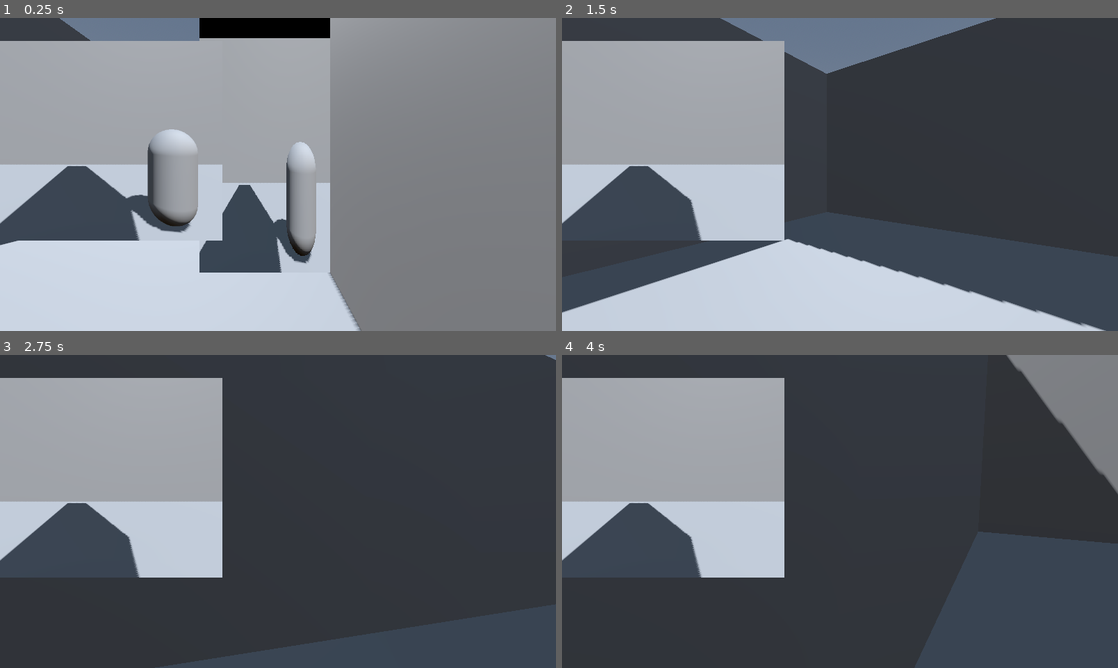
Above: before the commit, frames 1-4 (two rows, left to right).
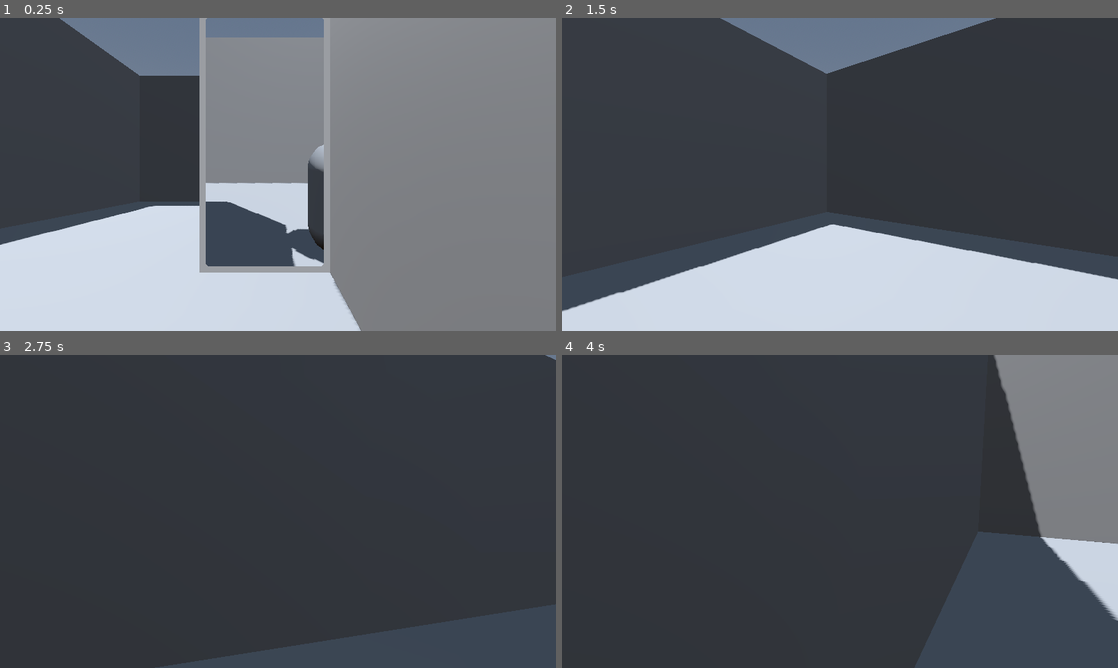
Above: after the commit, the same moments.

Repository: brenioks/portals
Game: Godot game, scene res://assets/levels/lvl1.tscn
Same seed, same stepped clock (60 frames per second), same inputs: the game is played once before the commit and once after it.
Inputs (mouse positions are in pixels of both pictures, inside the frame that each line leads up to):
- Up to frame 1 (0.25 s): no input
- Up to frame 2 (1.5 s): tap Enter at 0.5 s; move the mouse to (867, 174) at 0.52 s; hold W (forward) from 0.53 s (still down); tap Space (jump) at 0.77 s; move the mouse to (812, 174) at 1.27 s
- Up to frame 3 (2.75 s): keep holding W (forward); tap Space (jump) at 1.52 s; move the mouse to (289, 505) at 2.02 s
- Up to frame 4 (4 s): keep holding W (forward); move the mouse to (834, 517) at 2.77 s; tap Space (jump) at 3.02, 3.5, 3.77 s; move the mouse to (878, 514) at 3.52 s

The runs differ from the first frame. In frame 1, 34% of the frame differs, in the area x 0-65%, y 0-100%; in frame 2, 29%; in frame 3, 23%; in frame 4, 31%.

Commit message:
GUI
Pause screen
    Resume, quit buttons
    Debug: Enable Portal A view, Enable Portal B view
Debugging togglable portal views
Some portal textures

Diff:
--- /dev/null
+++ b/assets/levels/GUI.gd
@@ -0,0 +1,41 @@
+extends CanvasLayer
+
+@onready var PortalsView = $PortalsView
+@onready var PortalA = %PortalA
+@onready var PortalB = %PortalB
+@onready var PortalViewA = $PortalsView/PortalA
+@onready var PortalViewB = $PortalsView/PortalB
+
+@onready var DebugScreen = $DebugScreen
+@onready var DebugResumeButton = %ResumeButton
+@onready var DebugQuitButton = %QuitButton
+@onready var DebugPAOnScreenCheck = %PAOnScreenCheck
+@onready var DebugPBOnScreenCheck = %PBOnScreenCheck
+
+func _ready():
+	DebugScreen.visible = false
+
+	# Auto connect texture and viewport
+	var PortalAViewport = PortalA.get_node("SubViewport").get_path()
+	var PortalBViewport = PortalB.get_node("SubViewport").get_path()
+
+	PortalViewA.texture.viewport_path = PortalAViewport
+	PortalViewB.texture.viewport_path = PortalBViewport
+
+func _input(event):
+	if event.is_action_pressed("escape"):
+		DebugScreen.visible = Input.get_mouse_mode() * .5
+
+
+func _on_resume_button_pressed():
+	Input.set_mouse_mode(Input.MOUSE_MODE_CAPTURED)
+	DebugScreen.visible = false
+
+func _on_quit_button_pressed():
+	get_tree().quit()
+
+func _on_pa_on_screen_check_toggled(toggled_on):
+	PortalViewA.visible = toggled_on
+
+func _on_pb_on_screen_check_toggled(toggled_on):
+	PortalViewB.visible = toggled_on
--- a/assets/levels/lvl1.tscn
+++ b/assets/levels/lvl1.tscn
@@ -1,7 +1,14 @@
-[gd_scene load_steps=6 format=3 uid="uid://cj1m7pr8nc0tf"]
-
+[gd_scene load_steps=24 format=3 uid="uid://cj1m7pr8nc0tf"]
+
+[ext_resource type="Script" path="res://assets/scripts/portals.gd" id="1_0t7j2"]
 [ext_resource type="PackedScene" uid="uid://c5o5wl6urgmbp" path="res://assets/objects/player.tscn" id="1_qsemo"]
 [ext_resource type="PackedScene" uid="uid://27gow0tlrm2d" path="res://assets/objects/portal.tscn" id="2_c53dn"]
+[ext_resource type="Texture2D" uid="uid://bsbtp8f83oxql" path="res://assets/textures/portal.png" id="3_ndqlb"]
+[ext_resource type="Texture2D" uid="uid://csn04y8wn8xpo" path="res://assets/textures/portalempty1.png" id="4_7oj3x"]
+[ext_resource type="Texture2D" uid="uid://dlgtkvul2t0s8" path="res://assets/textures/portalempty2.png" id="5_vr508"]
+[ext_resource type="Texture2D" uid="uid://obbly488n13a" path="res://assets/textures/portalempty3.png" id="6_ekoml"]
+[ext_resource type="Texture2D" uid="uid://401gb8e1s1sx" path="res://assets/textures/portalempty4.png" id="7_n303g"]
+[ext_resource type="Script" path="res://assets/levels/GUI.gd" id="8_6qncl"]
 
 [sub_resource type="ProceduralSkyMaterial" id="ProceduralSkyMaterial_itapp"]
 sky_horizon_color = Color(0.64625, 0.65575, 0.67075, 1)
@@ -15,6 +22,82 @@
 sky = SubResource("Sky_47dox")
 glow_enabled = true
 
+[sub_resource type="ViewportTexture" id="ViewportTexture_f2nbl"]
+viewport_path = NodePath("SubViewport")
+
+[sub_resource type="AnimatedTexture" id="AnimatedTexture_30bv6"]
+frames = 4
+speed_scale = 2.0
+frame_0/texture = ExtResource("4_7oj3x")
+frame_0/duration = 0.4
+frame_1/texture = ExtResource("5_vr508")
+frame_1/duration = 0.4
+frame_2/texture = ExtResource("6_ekoml")
+frame_2/duration = 0.4
+frame_3/texture = ExtResource("7_n303g")
+frame_3/duration = 0.4
+
+[sub_resource type="StandardMaterial3D" id="StandardMaterial3D_8260e"]
+albedo_texture = SubResource("AnimatedTexture_30bv6")
+
+[sub_resource type="StandardMaterial3D" id="StandardMaterial3D_1ld8k"]
+render_priority = 2
+next_pass = SubResource("StandardMaterial3D_8260e")
+transparency = 2
+alpha_scissor_threshold = 0.5
+alpha_antialiasing_mode = 0
+albedo_texture = ExtResource("3_ndqlb")
+emission_enabled = true
+emission = Color(1, 1, 1, 1)
+emission_energy_multiplier = 0.5
+
+[sub_resource type="StandardMaterial3D" id="StandardMaterial3D_xl2e4"]
+resource_local_to_scene = true
+render_priority = 1
+next_pass = SubResource("StandardMaterial3D_1ld8k")
+shading_mode = 0
+specular_mode = 2
+albedo_texture = SubResource("ViewportTexture_f2nbl")
+texture_filter = 0
+texture_repeat = false
+disable_receive_shadows = true
+point_size = 13.9
+
+[sub_resource type="ViewportTexture" id="ViewportTexture_5uml2"]
+viewport_path = NodePath("SubViewport")
+
+[sub_resource type="StandardMaterial3D" id="StandardMaterial3D_weyux"]
+resource_local_to_scene = true
+render_priority = 1
+next_pass = SubResource("StandardMaterial3D_1ld8k")
+shading_mode = 0
+specular_mode = 2
+albedo_texture = SubResource("ViewportTexture_5uml2")
+texture_filter = 0
+texture_repeat = false
+disable_receive_shadows = true
+point_size = 13.9
+
+[sub_resource type="StyleBoxFlat" id="StyleBoxFlat_seqlk"]
+content_margin_left = 5.0
+content_margin_top = 5.0
+content_margin_right = 5.0
+content_margin_bottom = 5.0
+bg_color = Color(0.258824, 0.258824, 0.258824, 0.909804)
+border_width_left = 2
+border_width_top = 2
+border_width_right = 2
+border_width_bottom = 2
+border_color = Color(0.650128, 0.650128, 0.650128, 1)
+
+[sub_resource type="Theme" id="Theme_v0sij"]
+
+[sub_resource type="ViewportTexture" id="ViewportTexture_hu7yp"]
+viewport_path = NodePath("SubViewport")
+
+[sub_resource type="ViewportTexture" id="ViewportTexture_ghrfi"]
+viewport_path = NodePath("SubViewport")
+
 [node name="World" type="Node3D"]
 
 [node name="ENVIRONMENT" type="Node" parent="."]
@@ -22,7 +105,7 @@
 [node name="Ilumination" type="Node" parent="ENVIRONMENT"]
 
 [node name="DirectionalLight3D" type="DirectionalLight3D" parent="ENVIRONMENT/Ilumination"]
-transform = Transform3D(0.965926, 0.12941, 0.224144, -0.258819, 0.482963, 0.836516, 0, -0.866025, 0.5, 0, 0, 0)
+transform = Transform3D(0.707107, -0.664463, 0.241845, 0, 0.34202, 0.939693, -0.707107, -0.664463, 0.241845, 0, 0, 0)
 shadow_enabled = true
 
 [node name="WorldEnvironment" type="WorldEnvironment" parent="ENVIRONMENT/Ilumination"]
@@ -60,13 +143,127 @@
 use_collision = true
 size = Vector3(1, 7, 9)
 
+[node name="PORTALS" type="Node" parent="."]
+script = ExtResource("1_0t7j2")
+
+[node name="PortalA" parent="PORTALS" instance=ExtResource("2_c53dn")]
+unique_name_in_owner = true
+transform = Transform3D(-1, 0, 8.74228e-08, 0, 1, 0, -8.74228e-08, 0, -1, -1.5, 0, -1.31134e-07)
+
+[node name="Mesh" parent="PORTALS/PortalA" index="0"]
+surface_material_override/0 = SubResource("StandardMaterial3D_xl2e4")
+
+[node name="PortalB" parent="PORTALS" instance=ExtResource("2_c53dn")]
+unique_name_in_owner = true
+transform = Transform3D(-1, 0, 8.74228e-08, 0, 1, 0, -8.74228e-08, 0, -1, 1.5, 0, 1.31134e-07)
+
+[node name="Mesh" parent="PORTALS/PortalB" index="0"]
+surface_material_override/0 = SubResource("StandardMaterial3D_weyux")
+
 [node name="Player" parent="." instance=ExtResource("1_qsemo")]
 transform = Transform3D(-1, 0, -8.74228e-08, 0, 1, 0, 8.74228e-08, 0, -1, 1.29814, 0, -3.41256)
 
-[node name="Portal_A" parent="." instance=ExtResource("2_c53dn")]
-transform = Transform3D(-1, 0, 8.74228e-08, 0, 1, 0, -8.74228e-08, 0, -1, -1.5, 0, -1.31134e-07)
-
-[node name="Portal_B" parent="." instance=ExtResource("2_c53dn")]
-transform = Transform3D(-1, 0, 8.74228e-08, 0, 1, 0, -8.74228e-08, 0, -1, 1.5, 0, 1.31134e-07)
-
+[node name="GUI" type="CanvasLayer" parent="."]
+script = ExtResource("8_6qncl")
+
+[node name="DebugScreen" type="Control" parent="GUI"]
+unique_name_in_owner = true
+layout_mode = 3
+anchors_preset = 15
+anchor_right = 1.0
+anchor_bottom = 1.0
+grow_horizontal = 2
+grow_vertical = 2
+
+[node name="ColorRect" type="ColorRect" parent="GUI/DebugScreen"]
+layout_mode = 1
+anchors_preset = 15
+anchor_right = 1.0
+anchor_bottom = 1.0
+grow_horizontal = 2
+grow_vertical = 2
+color = Color(0, 0, 0, 0.333333)
+
+[node name="CenterContainer" type="CenterContainer" parent="GUI/DebugScreen"]
+layout_mode = 1
+anchors_preset = 15
+anchor_right = 1.0
+anchor_bottom = 1.0
+grow_horizontal = 2
+grow_vertical = 2
+
+[node name="Container" type="PanelContainer" parent="GUI/DebugScreen/CenterContainer"]
+layout_mode = 2
+theme_override_styles/panel = SubResource("StyleBoxFlat_seqlk")
+
+[node name="VBoxContainer" type="VBoxContainer" parent="GUI/DebugScreen/CenterContainer/Container"]
+layout_mode = 2
+theme = SubResource("Theme_v0sij")
+theme_override_constants/separation = 5
+
+[node name="ResumeButton" type="Button" parent="GUI/DebugScreen/CenterContainer/Container/VBoxContainer"]
+unique_name_in_owner = true
+custom_minimum_size = Vector2(256, 0)
+layout_mode = 2
+text = "Resume"
+
+[node name="QuitButton" type="Button" parent="GUI/DebugScreen/CenterContainer/Container/VBoxContainer"]
+unique_name_in_owner = true
+custom_minimum_size = Vector2(256, 0)
+layout_mode = 2
+text = "Quit"
+
+[node name="Label" type="Label" parent="GUI/DebugScreen/CenterContainer/Container/VBoxContainer"]
+layout_mode = 2
+text = "
+Debug"
+
+[node name="PAOnScreenCheck" type="CheckButton" parent="GUI/DebugScreen/CenterContainer/Container/VBoxContainer"]
+unique_name_in_owner = true
+layout_mode = 2
+text = "Enable P. A view"
+
+[node name="PBOnScreenCheck" type="CheckButton" parent="GUI/DebugScreen/CenterContainer/Container/VBoxContainer"]
+unique_name_in_owner = true
+layout_mode = 2
+text = "Enable P. B view"
+
+[node name="PortalsView" type="HBoxContainer" parent="GUI"]
+offset_right = 204.0
+offset_bottom = 200.0
+
+[node name="PortalA" type="TextureRect" parent="GUI/PortalsView"]
+visible = false
+custom_minimum_size = Vector2(0, 200)
+layout_mode = 2
+texture = SubResource("ViewportTexture_hu7yp")
+expand_mode = 3
+
+[node name="Label" type="Label" parent="GUI/PortalsView/PortalA"]
+layout_mode = 1
+offset_right = 62.0
+offset_bottom = 23.0
+text = "P. A
+"
+
+[node name="PortalB" type="TextureRect" parent="GUI/PortalsView"]
+visible = false
+custom_minimum_size = Vector2(0, 200)
+layout_mode = 2
+texture = SubResource("ViewportTexture_ghrfi")
+expand_mode = 3
+
+[node name="Label" type="Label" parent="GUI/PortalsView/PortalB"]
+offset_right = 62.0
+offset_bottom = 23.0
+text = "P. B
+"
+
+[connection signal="pressed" from="GUI/DebugScreen/CenterContainer/Container/VBoxContainer/ResumeButton" to="GUI" method="_on_resume_button_pressed"]
+[connection signal="pressed" from="GUI/DebugScreen/CenterContainer/Container/VBoxContainer/QuitButton" to="GUI" method="_on_quit_button_pressed"]
+[connection signal="toggled" from="GUI/DebugScreen/CenterContainer/Container/VBoxContainer/PAOnScreenCheck" to="GUI" method="_on_pa_on_screen_check_toggled"]
+[connection signal="toggled" from="GUI/DebugScreen/CenterContainer/Container/VBoxContainer/PBOnScreenCheck" to="GUI" method="_on_pb_on_screen_check_toggled"]
+
+[editable path="PORTALS/PortalA"]
+[editable path="PORTALS/PortalB"]
 [editable path="Player"]
--- a/assets/objects/portal.tscn
+++ b/assets/objects/portal.tscn
@@ -1,13 +1,47 @@
-[gd_scene load_steps=4 format=3 uid="uid://27gow0tlrm2d"]
+[gd_scene load_steps=12 format=3 uid="uid://27gow0tlrm2d"]
+
+[ext_resource type="Texture2D" uid="uid://bsbtp8f83oxql" path="res://assets/textures/portal.png" id="1_fjgwd"]
+[ext_resource type="Texture2D" uid="uid://csn04y8wn8xpo" path="res://assets/textures/portalempty1.png" id="2_c6ro5"]
+[ext_resource type="Texture2D" uid="uid://dlgtkvul2t0s8" path="res://assets/textures/portalempty2.png" id="3_5tp1q"]
+[ext_resource type="Texture2D" uid="uid://obbly488n13a" path="res://assets/textures/portalempty3.png" id="4_ccy2h"]
+[ext_resource type="Texture2D" uid="uid://401gb8e1s1sx" path="res://assets/textures/portalempty4.png" id="5_bxw2x"]
 
 [sub_resource type="QuadMesh" id="QuadMesh_ksthq"]
 size = Vector2(2, 4)
 
 [sub_resource type="ViewportTexture" id="ViewportTexture_ptrf3"]
-viewport_path = NodePath("SubViewportContainer/SubViewport")
+viewport_path = NodePath("SubViewport")
+
+[sub_resource type="AnimatedTexture" id="AnimatedTexture_30bv6"]
+frames = 4
+speed_scale = 2.0
+frame_0/texture = ExtResource("2_c6ro5")
+frame_0/duration = 0.4
+frame_1/texture = ExtResource("3_5tp1q")
+frame_1/duration = 0.4
+frame_2/texture = ExtResource("4_ccy2h")
+frame_2/duration = 0.4
+frame_3/texture = ExtResource("5_bxw2x")
+frame_3/duration = 0.4
+
+[sub_resource type="StandardMaterial3D" id="StandardMaterial3D_8260e"]
+albedo_texture = SubResource("AnimatedTexture_30bv6")
+
+[sub_resource type="StandardMaterial3D" id="StandardMaterial3D_1ld8k"]
+render_priority = 2
+next_pass = SubResource("StandardMaterial3D_8260e")
+transparency = 2
+alpha_scissor_threshold = 0.5
+alpha_antialiasing_mode = 0
+albedo_texture = ExtResource("1_fjgwd")
+emission_enabled = true
+emission = Color(1, 1, 1, 1)
+emission_energy_multiplier = 0.5
 
 [sub_resource type="StandardMaterial3D" id="StandardMaterial3D_owjtc"]
 resource_local_to_scene = true
+render_priority = 1
+next_pass = SubResource("StandardMaterial3D_1ld8k")
 shading_mode = 0
 specular_mode = 2
 albedo_texture = SubResource("ViewportTexture_ptrf3")
@@ -25,19 +59,15 @@
 mesh = SubResource("QuadMesh_ksthq")
 surface_material_override/0 = SubResource("StandardMaterial3D_owjtc")
 
-[node name="SubViewportContainer" type="SubViewportContainer" parent="."]
-offset_right = 40.0
-offset_bottom = 40.0
-
-[node name="SubViewport" type="SubViewport" parent="SubViewportContainer"]
-transparent_bg = true
+[node name="SubViewport" type="SubViewport" parent="."]
 handle_input_locally = false
 positional_shadow_atlas_quad_0 = 0
 positional_shadow_atlas_quad_1 = 0
 positional_shadow_atlas_quad_2 = 0
 positional_shadow_atlas_quad_3 = 0
+size = Vector2i(200, 400)
 render_target_update_mode = 4
 
-[node name="Camera" type="Camera3D" parent="SubViewportContainer/SubViewport"]
+[node name="Camera" type="Camera3D" parent="SubViewport"]
 transform = Transform3D(1, 0, 0, 0, 1, 0, 0, 0, 1, 0, 2, 0)
 fov = 70.0
--- /dev/null
+++ b/assets/scripts/global.gd
@@ -0,0 +1 @@
+extends Node
--- a/assets/scripts/player.gd
+++ b/assets/scripts/player.gd
@@ -15,13 +15,13 @@
 	Input.set_mouse_mode(Input.MOUSE_MODE_CAPTURED)
 
 func _input(event):
-	if event is InputEventMouseMotion:
+	if event is InputEventMouseMotion && Input.get_mouse_mode() == Input.MOUSE_MODE_CAPTURED:
 		rotate_y(	-event.relative.x * SENSITIVITY)
 		camera.rotate_x(-event.relative.y * SENSITIVITY)
 		camera.rotation_degrees.x = clamp(camera.rotation_degrees.x, -95, 95)
 
 	if event.is_action_pressed("escape"):
-		get_tree().quit()
+		Input.set_mouse_mode(int(!Input.get_mouse_mode()) * 2)
 
 func _physics_process(delta):
 	# Add the gravity.
--- /dev/null
+++ b/assets/scripts/portals.gd
@@ -0,0 +1,12 @@
+extends Node
+
+@onready var PortalA = %PortalA
+@onready var PortalB = %PortalB
+
+func _ready():
+	# Auto connect texture and viewport
+	var PortalAViewport = PortalA.get_node("SubViewport").get_path()
+	var PortalBViewport = PortalB.get_node("SubViewport").get_path()
+
+	PortalA.get_node("Mesh").get_active_material(0).albedo_texture.viewport_path = PortalAViewport
+	PortalB.get_node("Mesh").get_active_material(0).albedo_texture.viewport_path = PortalBViewport
--- a/project.godot
+++ b/project.godot
@@ -14,6 +14,10 @@
 run/main_scene="res://assets/levels/lvl1.tscn"
 config/features=PackedStringArray("4.2", "Forward Plus")
 config/icon="res://icon.svg"
+
+[autoload]
+
+Global="*res://assets/scripts/global.gd"
 
 [display]
 
Binary file added: assets/textures/portal.png
Not shown, added: assets/textures/portal.png.import
Binary file added: assets/textures/portalempty1.png
Not shown, added: assets/textures/portalempty1.png.import
Binary file added: assets/textures/portalempty2.png
Not shown, added: assets/textures/portalempty2.png.import
Binary file added: assets/textures/portalempty3.png
Not shown, added: assets/textures/portalempty3.png.import
Binary file added: assets/textures/portalempty4.png
Not shown, added: assets/textures/portalempty4.png.import
Not shown, added: assets/textures/portal.pdn
